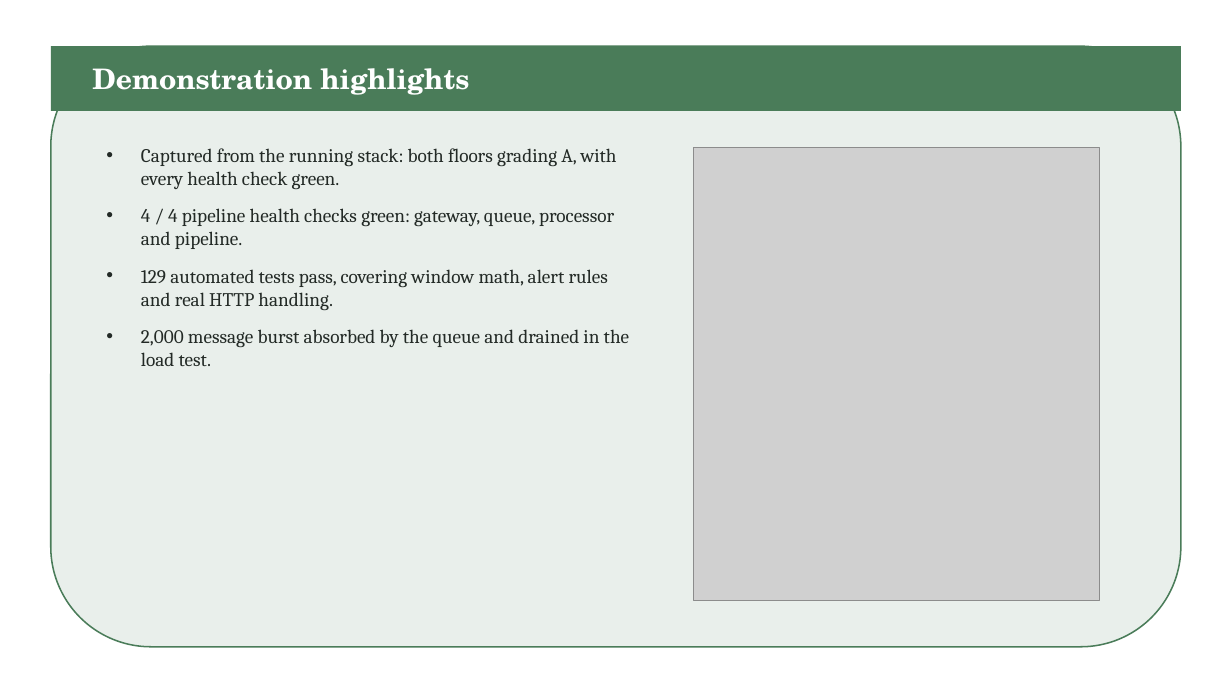
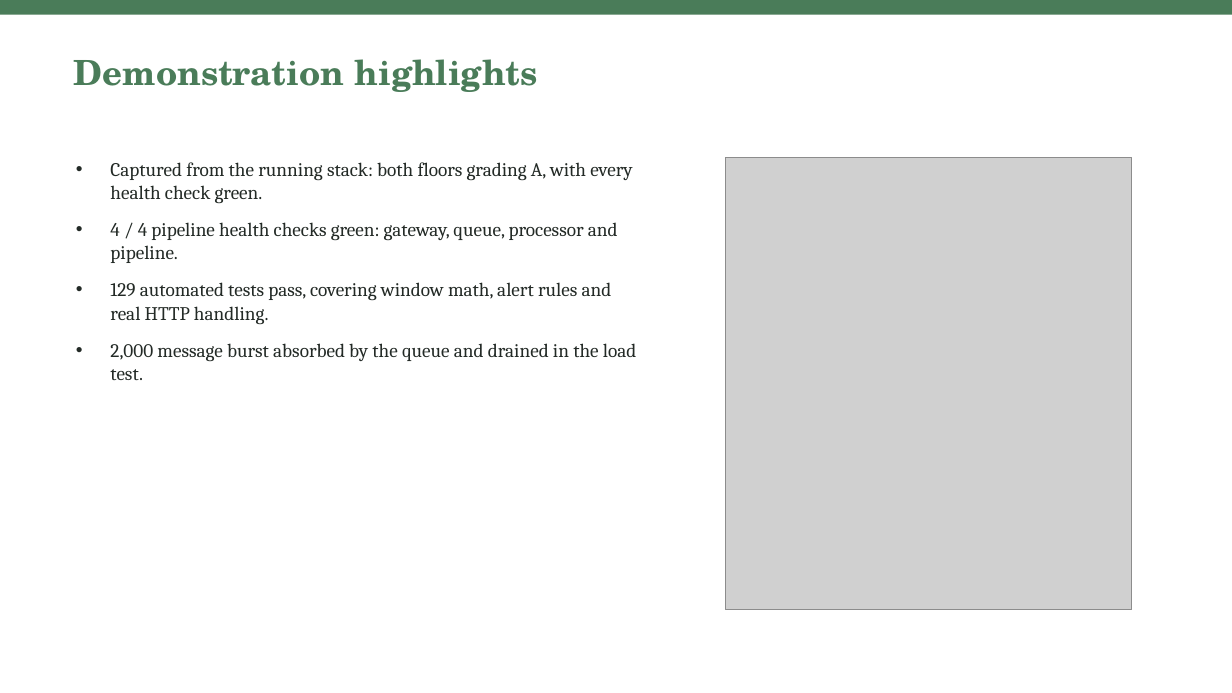
Before and after one commit to valletivarish/FEC_version_2, a slide deck: slide 4 of ppt/smart-building-energy.pptx. Drawn at 1232x693 pixels with LibreOffice and Linux fonts; fonts in the diff are those of the drawing; grey boxes stand for pictures. Boxes give left, top, right and bottom in pixels: in the first picture for what was removed or moved away, otherwise in the second. Text is boxed around its words. In the diff, an @@ line names an element or a change of style, - is before the commit and + after.

Commit message:
Redesign project 12 (smart-building-energy) deck off the panel layout it shared with Uday's delivered deck; now on unique topline layout

```diff
--- a/ppt/smart-building-energy.pptx
+++ b/ppt/smart-building-energy.pptx
@@ rectangle resized from (x1=51, y1=46, x2=1181, y2=111) to (x1=0, y1=0, x2=1232, y2=15) @@
@@ rounded rectangle removed at (x1=51, y1=46, x2=1181, y2=647) @@
@@ title "Demonstration highlights" moved from (x1=92, y1=68, x2=469, y2=95) to (x1=74, y1=59, x2=538, y2=92) @@
@@ title "Demonstration highlights" at (x1=74, y1=59, x2=538, y2=92): size 22 to 27 pt, text colour #FFFFFF to #4A7C59; vertical alignment middle to top @@
@@ text "Captured from the running stack: ..." rewrapped from (x1=141, y1=148, x2=629, y2=366) to (x1=110, y1=162, x2=637, y2=380) @@
@@ picture moved from (x1=693, y1=148, x2=1100, y2=601) to (x1=726, y1=157, x2=1132, y2=610) @@
```
Also in this commit, not shown: 4 other slides changed.
